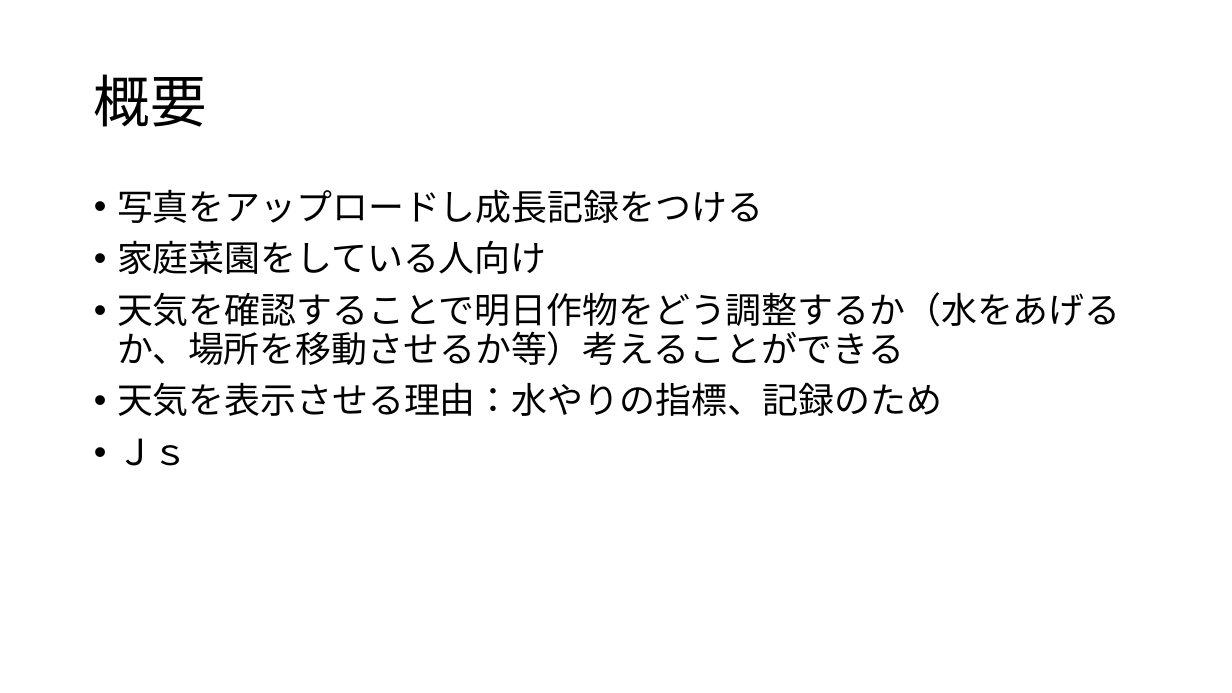
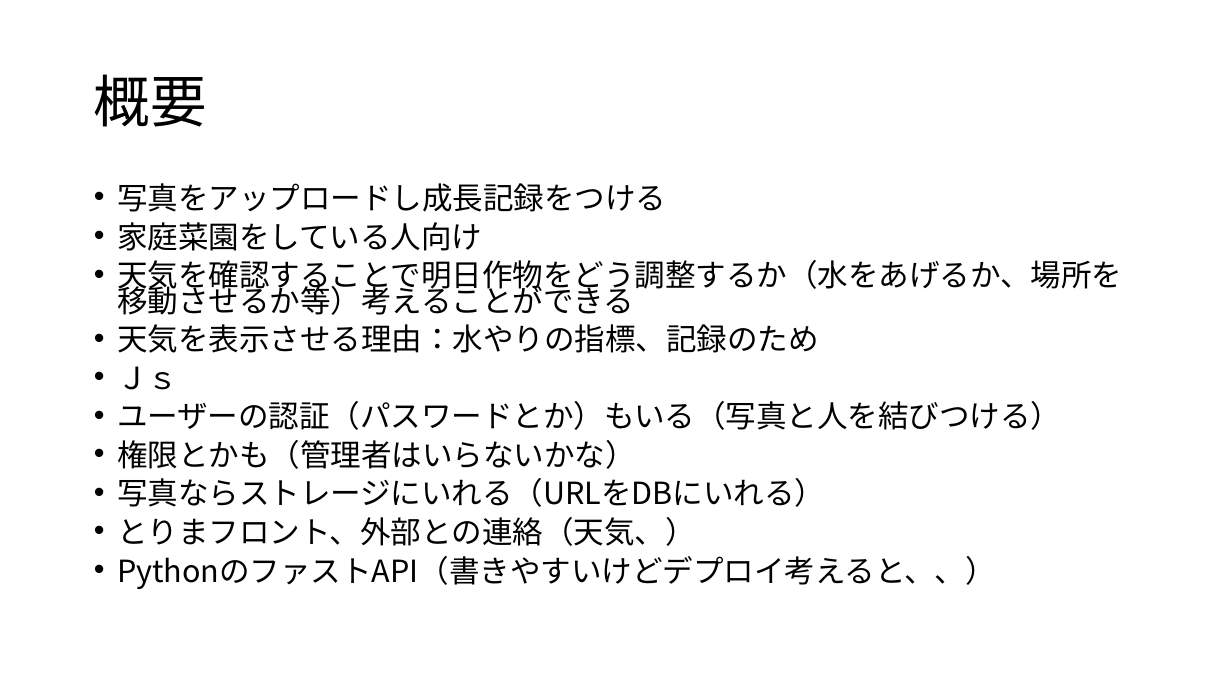
Before and after one commit to matsuri002/Gaedening_Diary, a slide deck: slide 2 of 栽培管理アプリ.pptx. Drawn at 1232x693 pixels with LibreOffice and Linux fonts; fonts in the diff are those of the drawing. Boxes give left, top, right and bottom in pixels: in the first picture for what was removed or moved away, otherwise in the second. Text is boxed around its words. In the diff, an @@ line names an element or a change of style, - is before the commit and + after.

Commit message:
issue移行のためプッシュ

```diff
--- a/栽培管理アプリ.pptx
+++ b/栽培管理アプリ.pptx
@@ text at [117, 183, 1122, 390]: size 28 to 23.8 pt in "写真をアップロードし成長記録をつける", "家庭菜園をしている人向け", "天気を確認することで明日作物をどう調整するか（水をあげるか、場所を移動させるか等）考えることができる", "天気を表示させる理由：水やりの指標、記録のため" and 1 more places; line spacing 0.9 to 0.7 @@
@@ text at [117, 401, 1061, 589]: paragraphs added @@
+• ユーザーの認証（パスワードとか）もいる（写真と人を結びつける）
+• 権限とかも（管理者はいらないかな）
+• 写真ならストレージにいれる（URLをDBにいれる）
+• とりまフロント、外部との連絡（天気、）
+• PythonのファストAPI（書きやすいけどデプロイ考えると、、）
```
Also in this commit, not shown: 2 other files.
